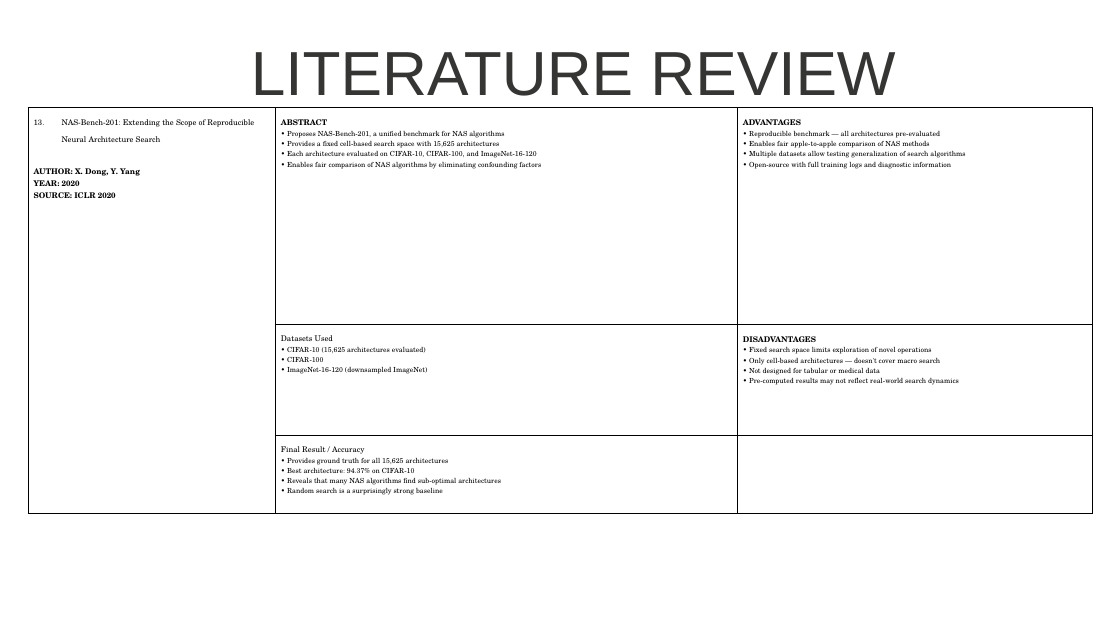
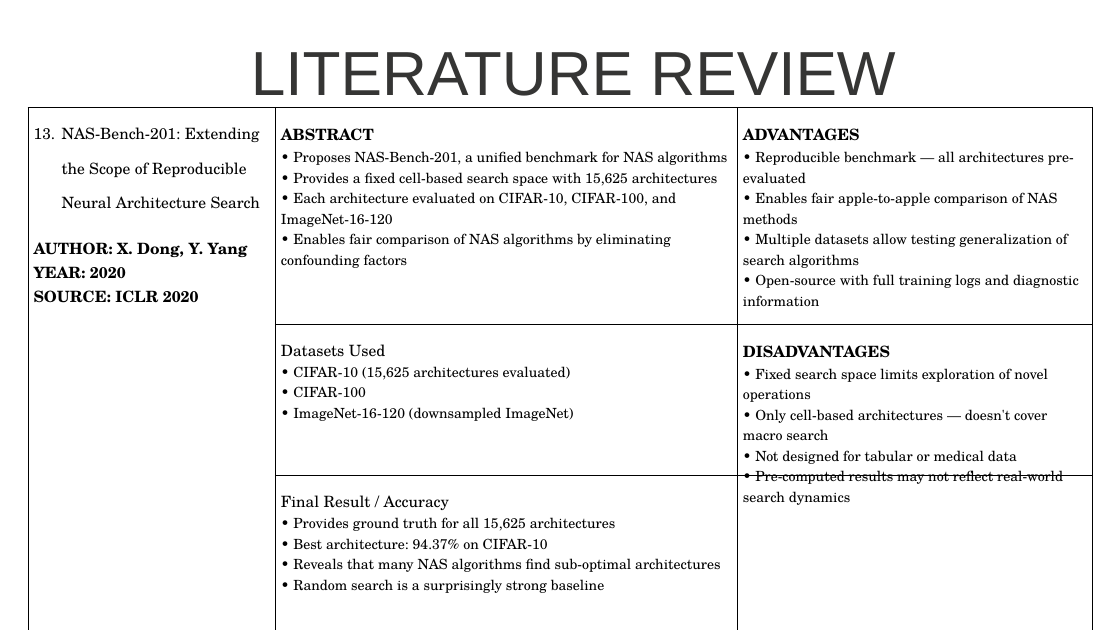
Before and after one commit to sanjai002/NAS-medical-model-generator, a slide deck: slide 17 of docs/AutoNAS-final.pptx. Drawn at 1120x630 pixels with LibreOffice and Linux fonts; fonts in the diff are those of the drawing. Boxes give left, top, right and bottom in pixels: in the first picture for what was removed or moved away, otherwise in the second. Text is boxed around its words. In the diff, an @@ line names an element or a change of style, - is before the commit and + after.

```diff
--- a/docs/AutoNAS-final.pptx
+++ b/docs/AutoNAS-final.pptx
@@ table at box(28, 108, 1092, 597) @@
@@ size 10 to 20 pt in "NAS-Bench-201: Extending the Scope of Reproducible Neural ...", "AUTHOR: X. Dong, Y. Yang", "YEAR: 2020", "SOURCE: ICLR 2020" and 5 more places @@
@@ size 9 to 18 pt in "• Proposes NAS-Bench-201, a unified benchmark for ...", "• Provides a fixed cell-based search space ...", "• Each architecture evaluated on CIFAR-10, CIFAR-100, ...", "• Enables fair comparison of NAS algorithms ..." and 15 more places @@
```
Also in this commit, not shown: 3 other slides changed, 12 other files.
